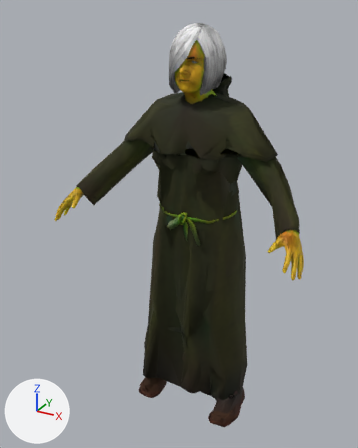
Renders of the glTF model chars/real/f_elder.glb from each side of a commit.
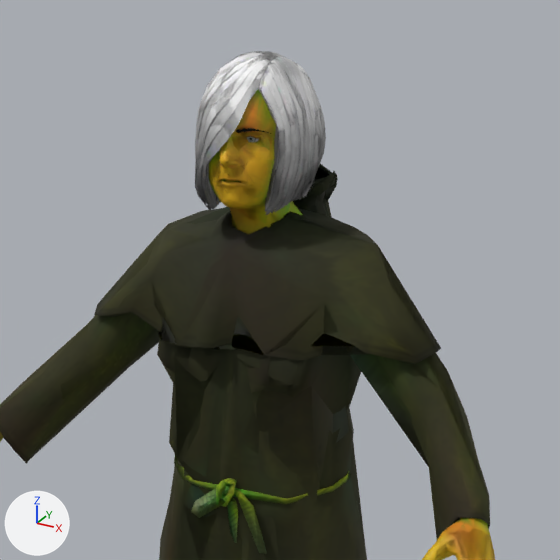
There are two pictures of each version: one whole from a 50 mm camera at (0.8, -1.654, 1.609) aimed at (-0.053, -0.105, 0.835), one close up on the part from 23% to 92% of the width and 0% to 55% of the height. The lights are fixed; the arrows at lower left show +X, +Y and +Z. The older version's two pictures come first. Vertices at exactly the same position are counted once.

The scene before the commit, as lines of its bpy script (objects in view):
```python
ob_f_elder = bpy.data.objects.new('f_elder', me_base)
ob_f_elder.location = (0.0, 0.0, 0.0)
ob_f_elder_bob02 = bpy.data.objects.new('f_elder.bob02', me_bob02)
ob_f_elder_bob02.location = (0.0, 0.0, 0.0)
ob_f_elder_bob02_far = bpy.data.objects.new('f_elder.bob02@far', me_bob02_far)
ob_f_elder_bob02_far.location = (0.0, 0.0, 0.0)
ob_f_elder_bob02_lod = bpy.data.objects.new('f_elder.bob02@lod', me_bob02_lod)
ob_f_elder_bob02_lod.location = (0.0, 0.0, 0.0)
ob_f_elder_bob02_mid = bpy.data.objects.new('f_elder.bob02@mid', me_bob02_mid)
ob_f_elder_bob02_mid.location = (0.0, 0.0, 0.0)
ob_f_elder_lod = bpy.data.objects.new('f_elder@lod', me_base_lod)
ob_f_elder_lod.location = (0.0, 0.0, 0.0)
# also in view: 'f_elder@mid' at (0.001, -0.16, 0.775); 'f_elder@far' at (0.0, -0.161, 0.777); 'f_elder.donitz_monk_robe@lod' at (0.003, -0.079, 0.682); 'f_elder.donitz_monk_robe' at (0.0, -0.081, 0.682); 'f_elder.donitz_monk_robe@mid' at (0.002, -0.081, 0.682)
```
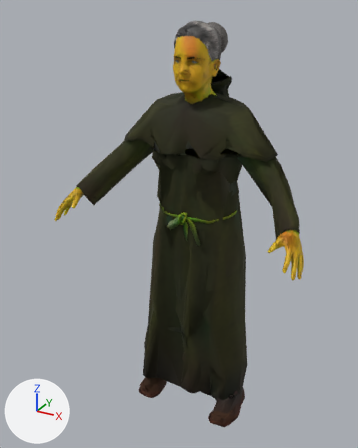
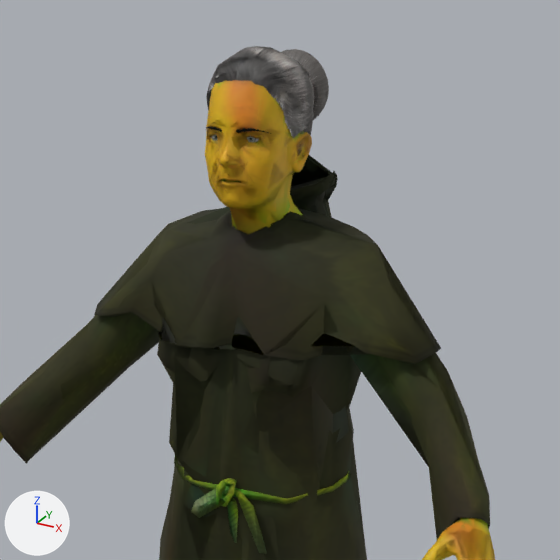
Where the change shows, as pixel boxes (x1, y1, x2, y2) in the close-ups (560 x 560 px):
'f_elder.bob02', deleted: before (195, 51, 326, 215)
'f_elder.rehmanpolanski_hair_bun_brown', added: after (206, 46, 329, 137)
'f_elder.bob02@mid', deleted: before (195, 53, 324, 214)
'f_elder.rehmanpolanski_hair_bun_brown@mid', added: after (207, 49, 328, 138)
'f_elder.bob02@lod', deleted: before (195, 64, 318, 209)
'f_elder.rehmanpolanski_hair_bun_brown@lod', added: after (206, 68, 311, 134)
'f_elder.bob02@far', deleted: before (199, 58, 273, 207)
part 1 of me_base, recoloured: before (208, 90, 293, 205); after (205, 80, 312, 206)
part 2 of me_base, recoloured: before (209, 101, 276, 214); after (208, 96, 292, 214)

Diff of the bpy script that builds the scene:
```diff
--- a/chars/real/f_elder.glb.py
+++ b/chars/real/f_elder.glb.py
@@ img_hair_hair_bun_brown @@
+img_hair_hair_bun_brown = load_image('hair-Hair_bun_brown', '_unpacked/hair-Hair_bun_brown', 512, 512, 'sRGB')
@@ mat_hair @@
 n4 = _N.new('ShaderNodeTexImage'); n4.name = 'Image Texture'
-n4.image = img_hair_bob02_diffuse
+n4.image = img_hair_hair_bun_brown
 _L.new(n0.outputs[0], n1.inputs[0])  # 'BSDF' to 'Surface'
@@ me_base @@
 me_base.from_pydata(...)  # 2232 vertices, 4133 faces; spans x -0.49..0.49, y -0.36..0.04, z 0.0..1.55
 # used by ob_f_elder; location = (0.0, 0.0, 0.0)
+# me_base part 1: 672 faces centred in x -0.08..0.08, y -0.17..0.01, z 1.33..1.53 are repainted in the vertex colours; the middle colour goes from green #7cf700 to yellow #f6f700
+# me_base part 2: 256 faces centred in x -0.05..0.06, y -0.18..-0.04, z 1.32..1.48 are repainted in the vertex colours; the middle colour goes from yellow #ecf900 to yellow #fff900
 me_base.materials.append(mat_body)
@@ me_hair_bun_brown_lod @@
+me_hair_bun_brown_lod.from_pydata(...)  # 210 vertices, 298 faces; spans x -0.074..0.075, y -0.146..0.08, z 1.37..1.564
+me_hair_bun_brown_lod.materials.append(mat_hair)
@@ me_hair_bun_brown_mid @@
+me_hair_bun_brown_mid.from_pydata(...)  # 556 vertices, 887 faces; spans x -0.077..0.075, y -0.148..0.08, z 1.37..1.565
+me_hair_bun_brown_mid.materials.append(mat_hair)
@@ me_hair_bun_brown @@
+me_hair_bun_brown.from_pydata(...)  # 837 vertices, 1376 faces; spans x -0.077..0.075, y -0.148..0.08, z 1.37..1.565
+me_hair_bun_brown.materials.append(mat_hair)
@@ ob_f_elder_bob02 @@
-ob_f_elder_bob02 = bpy.data.objects.new('f_elder.bob02', me_bob02)
-ob_f_elder_bob02.location = (0.0, 0.0, 0.0)
@@ ob_f_elder_bob02_mid @@
-ob_f_elder_bob02_mid = bpy.data.objects.new('f_elder.bob02@mid', me_bob02_mid)
-ob_f_elder_bob02_mid.location = (0.0, 0.0, 0.0)
@@ ob_f_elder_bob02_lod @@
-ob_f_elder_bob02_lod = bpy.data.objects.new('f_elder.bob02@lod', me_bob02_lod)
-ob_f_elder_bob02_lod.location = (0.0, 0.0, 0.0)
@@ ob_f_elder_bob02_far @@
-ob_f_elder_bob02_far = bpy.data.objects.new('f_elder.bob02@far', me_bob02_far)
-ob_f_elder_bob02_far.location = (0.0, 0.0, 0.0)
@@ ob_f_elder_rehmanpolanski_hair_bun_brown_lod @@
+ob_f_elder_rehmanpolanski_hair_bun_brown_lod = bpy.data.objects.new('f_elder.rehmanpolanski_hair_bun_brown@lod', me_hair_bun_brown_lod)
+ob_f_elder_rehmanpolanski_hair_bun_brown_lod.location = (0.0, 0.0, 0.0)
@@ ob_f_elder_rehmanpolanski_hair_bun_brown_mid @@
+ob_f_elder_rehmanpolanski_hair_bun_brown_mid = bpy.data.objects.new('f_elder.rehmanpolanski_hair_bun_brown@mid', me_hair_bun_brown_mid)
+ob_f_elder_rehmanpolanski_hair_bun_brown_mid.location = (0.0, 0.0, 0.0)
@@ ob_f_elder_rehmanpolanski_hair_bun_brown @@
+ob_f_elder_rehmanpolanski_hair_bun_brown = bpy.data.objects.new('f_elder.rehmanpolanski_hair_bun_brown', me_hair_bun_brown)
+ob_f_elder_rehmanpolanski_hair_bun_brown.location = (0.0, 0.0, 0.0)
```
